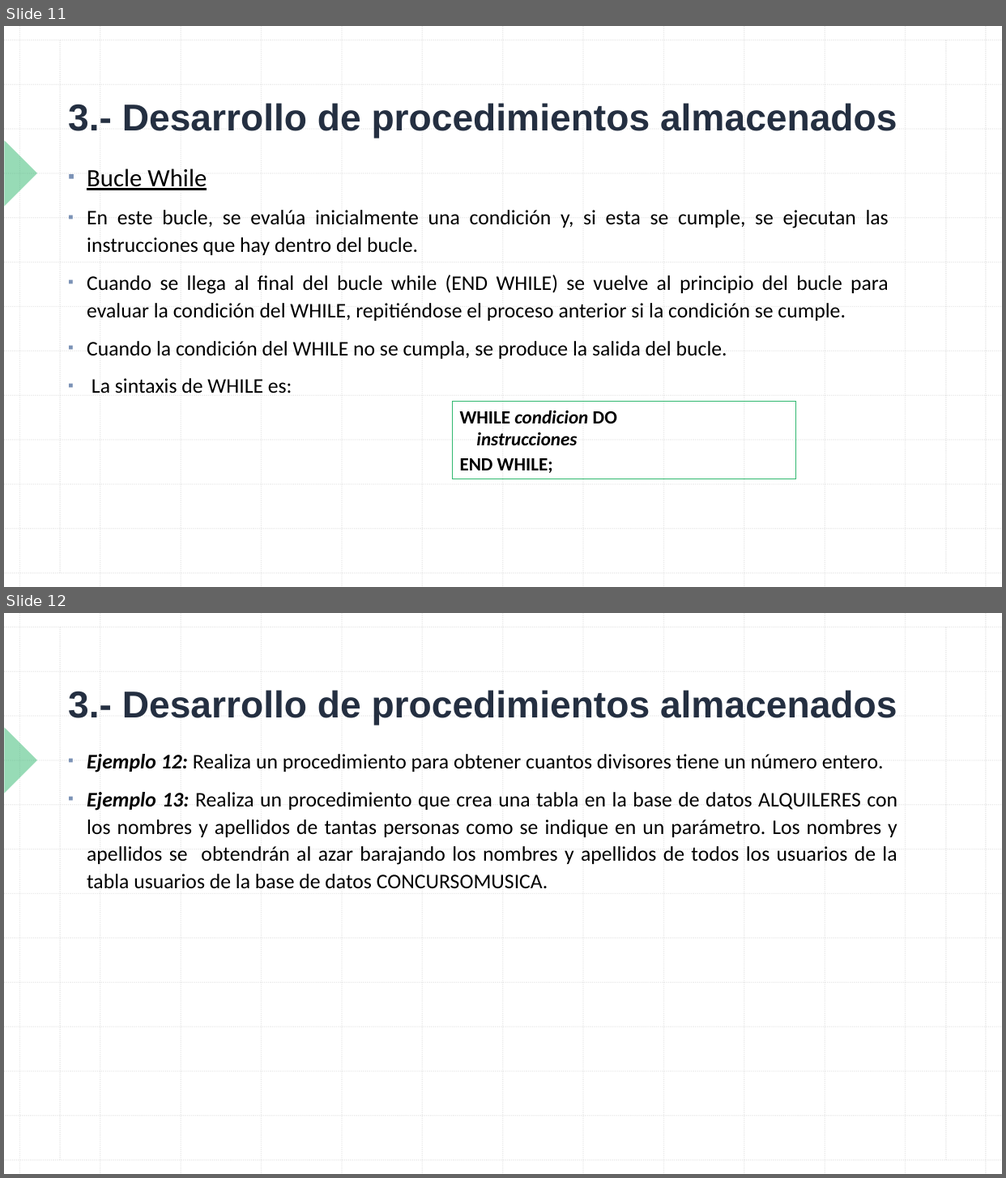
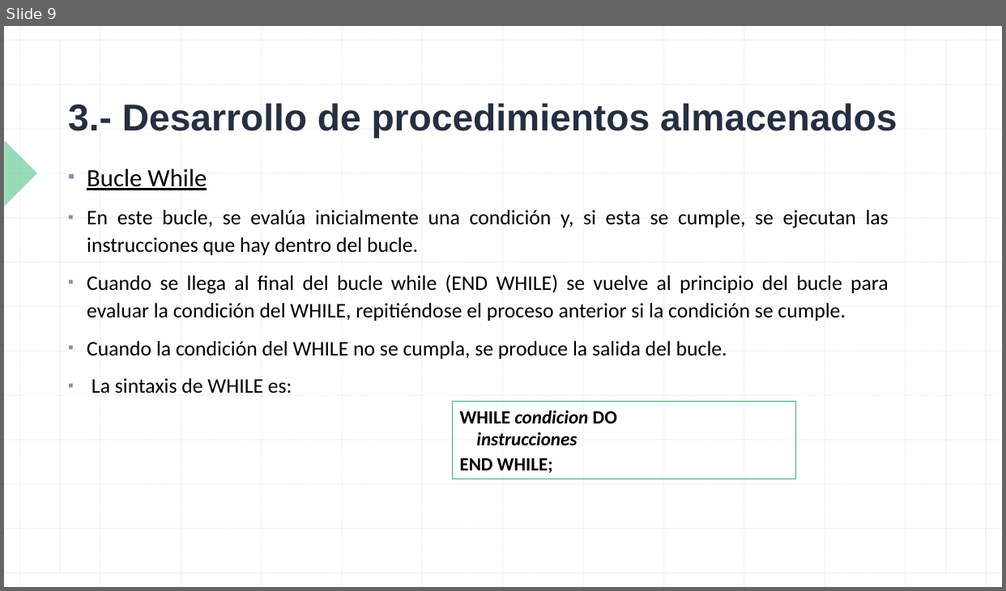
Before and after one commit to NuriaCelis/GBD2324, a slide deck: Tema6/TEMA 6 Sesion 4.pptx. Shown one above the other, each under a label of ours: slides 11 and 12 before the commit, slide 9 after it. The pictures are 1006x1178 and 1006x591 pixels, drawn with LibreOffice and Linux fonts; fonts in the diff are those of the drawing. Boxes give left, top, right and bottom in pixels: in the first picture for what was removed or moved away, otherwise in the second. Text is boxed around its words. In the diff, an @@ line names an element or a change of style, - is before the commit and + after.

```diff
--- a/Tema6/TEMA 6 Sesion 4.pptx
+++ b/Tema6/TEMA 6 Sesion 4.pptx
@@ slide 12 removed at bbox=[4, 613, 1002, 1174], background #FFFFFF; not listed: 29 template elements that a slide beside it also shows @@
@@ title removed at bbox=[68, 690, 897, 726] @@
-3.- Desarrollo de procedimientos almacenados
@@ text removed at bbox=[87, 754, 897, 889] @@
-▪ Ejemplo 12: Realiza un procedimiento para obtener cuantos divisores tiene un número entero.
-▪ Ejemplo 13: Realiza un procedimiento que crea una tabla en la base de datos ALQUILERES con los nombres y apellidos de tantas personas como se indique en un parámetro. Los nombres y apellidos se obtendrán al azar barajando los nombres y apellidos de todos los usuarios de la tabla usuarios de la base de datos CONCURSOMUSICA.
@@ what was slide 11 is now slide 9 @@
```
Also in this commit, not shown: 1 slide changed, 5 slides added, 7 other slides removed, 2 other files.
